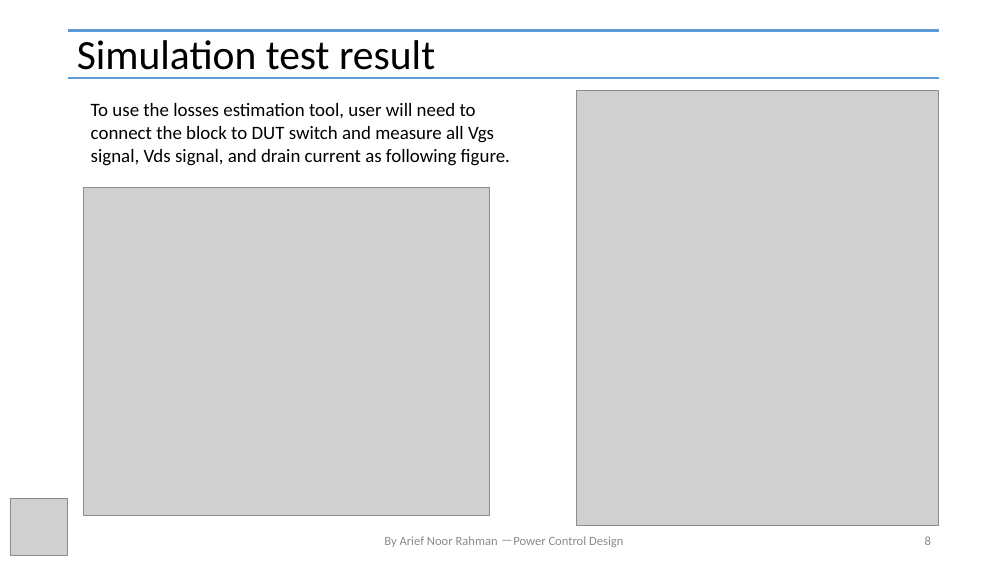
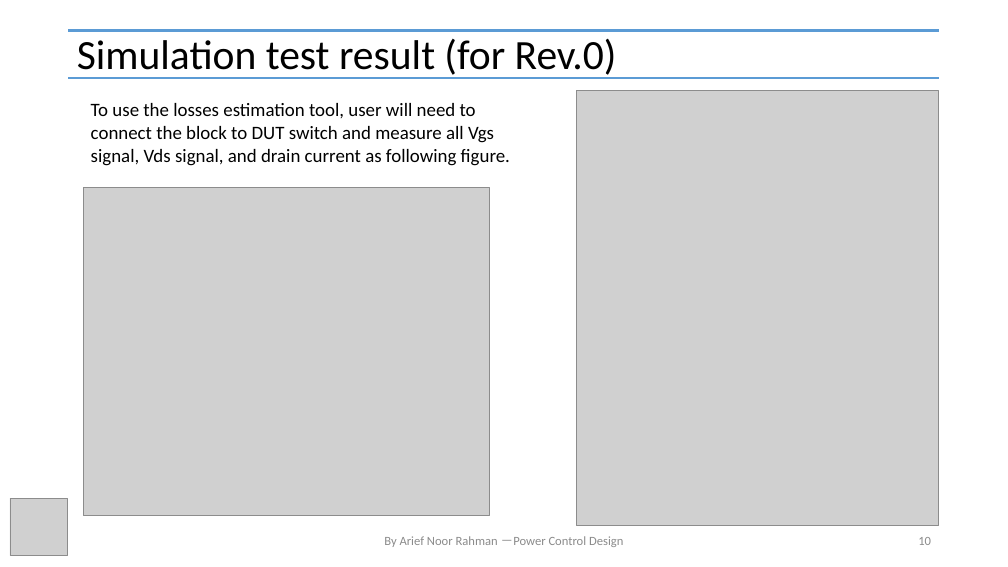
Before and after one commit to physicboy/QSPICE, a slide deck: slide 10 of Ideal PWL Transient Losses Analysis/PWL Losses Analysis.pptx (slide 8 before the commit). Drawn at 1008x567 pixels with LibreOffice and Linux fonts; fonts in the diff are those of the drawing; grey boxes stand for pictures. Boxes give left, top, right and bottom in pixels: in the first picture for what was removed or moved away, otherwise in the second. Text is boxed around its words. In the diff, an @@ line names an element or a change of style, - is before the commit and + after.

```diff
--- a/Ideal PWL Transient Losses Analysis/PWL Losses Analysis.pptx
+++ b/Ideal PWL Transient Losses Analysis/PWL Losses Analysis.pptx
@@ title at [77, 38, 617, 79]: text changed @@
-Simulation test result
+Simulation test result (for Rev.0)
@@ page number at [918, 537, 931, 545]: text changed @@
-8
+10
```
Also in this commit, not shown: 3 other slides changed, 3 slides added, 8 other files.
